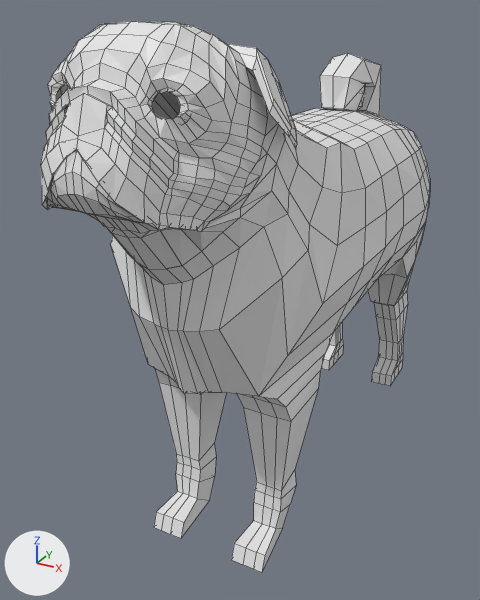
The Blender file puuuuug.blend, before and after one commit.
Rendered twice from a 50 mm lens placed at (3.06, -6.77, 5.62), pointed at (-0.4, -0.5, 2.49). Lighting does not change. The marker at lower left points along +X, +Y and +Z. Mesh edges are drawn as thin lines.

Objects in the first picture: 'puug'.
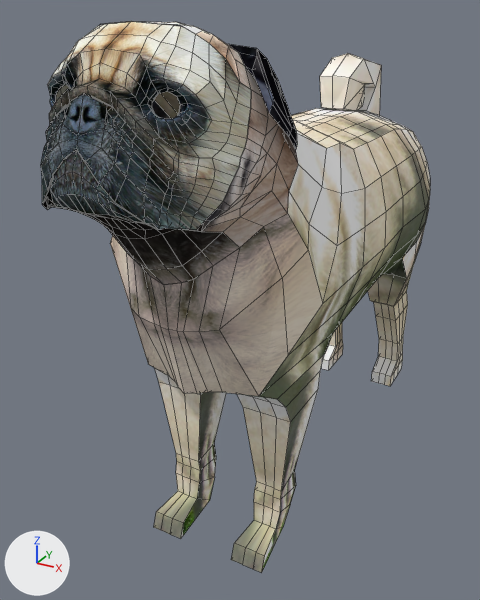
What the commit changed:
Picture 'puuuuug_tex2.png' (img_puuuuug_tex2_png) is new.
Material 'pug_skin' (mat_pug_skin) is new.
Its texture is img_puuuuug_tex2_png.
me_body is used by ob_puug; location (0.0, -0.55, 3.03); scale (1.13, 1.0, 1.0).
me_body had 878 vertices, 802 faces, 2 loose edges and spanned x 0.0..1.1, y -2.95..3.77, z -3.01..2.51.
me_body now has 914 vertices, 761 faces, 3 loose edges and spans x 0.0..1.1, y -2.95..3.77, z -3.01..2.51.
Part 1, on me_body:
36 vertices are removed from x 0.0..0.35, y -2.83..3.42, z -1.24..2.02.
174 faces are deleted.
1 loose edge is deleted.
3 vertices in x 0.31..0.37, y -2.56..-2.43, z 1.19..1.27 move by (0.0, 0.01, 0.01).
15 vertices move from x 0.0..0.42, y -2.6..-0.26, z -0.97..1.28 to x 0.0..0.42, y -2.63..-0.26, z -1.11..1.28.
76 vertices are added at x 0.0..0.71, y -2.94..2.26, z -1.31..2.51.
2 loose edges are added.
134 new faces join them.
me_body part 2: 633 faces spanning x 0.0..1.1, y -2.95..3.77, z -3.01..2.51 switch from no material to mat_pug_skin (picture img_puuuuug_tex2_png).

Boxes (x1, y1, x2, y2) around the edits, measured in the pictures (480 x 600 px; the box of a moved part takes in the faces that stretch with it):
part 1 of me_body, moved or reshaped
    both: (41, 21, 365, 394)
part 2 of me_body, recoloured
    both: (41, 21, 430, 573)
